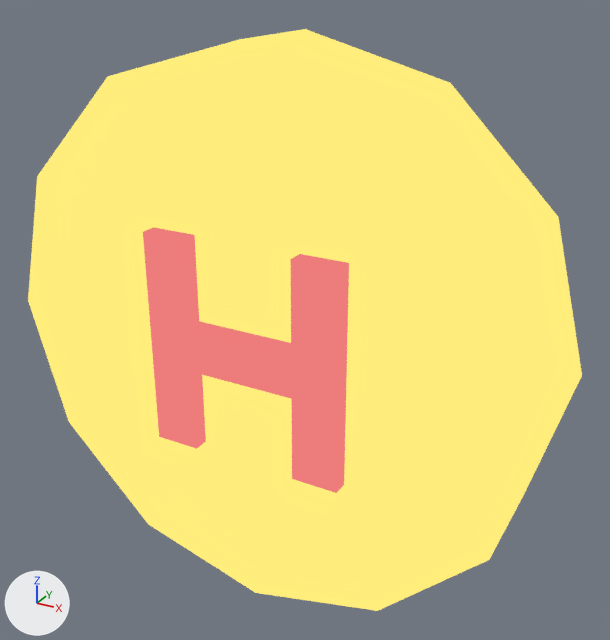
Renders of the glTF model assets/models/collectibles/pu_x2.glb from each side of a commit.
One viewpoint serves both versions: a 50 mm camera at (0.497, -0.834, 0.845) aimed at (0.029, 0.016, 0.42). Arrows for +X, +Y and +Z are at lower left; the lights stay in place. The older version comes first.

In view in the first picture: 'pu_x2'.
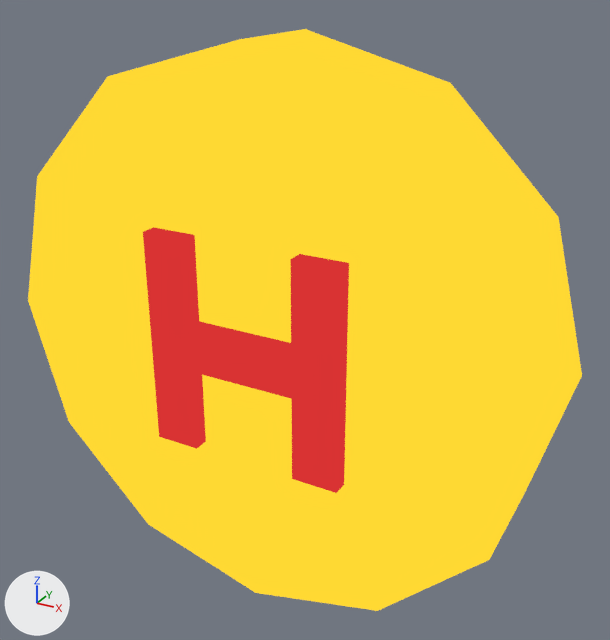
Patch to the scene script:
```diff
--- a/assets/models/collectibles/pu_x2.glb.py
+++ b/assets/models/collectibles/pu_x2.glb.py
@@ mat_material_0 @@
 n0 = _N.new('ShaderNodeEmission'); n0.name = 'Emission'
-n0.inputs[0].default_value = (1.0, 0.85, 0.2, 1.0)  # 'Color', yellow #ffed7c
+n0.inputs[0].default_value = (1.0, 0.692, 0.0331, 1.0)  # 'Color', yellow #ffd933
 n1 = _N.new('ShaderNodeLightPath'); n1.name = 'Light Path'
@@ mat_material_1 @@
 n0 = _N.new('ShaderNodeEmission'); n0.name = 'Emission'
-n0.inputs[0].default_value = (0.85, 0.2, 0.2, 1.0)  # 'Color', pink #ed7c7c
+n0.inputs[0].default_value = (0.692, 0.0331, 0.0331, 1.0)  # 'Color', red #d93333
 n1 = _N.new('ShaderNodeLightPath'); n1.name = 'Light Path'
```

What differs and where, as boxes [x1, y1, x2, y2] in the pictures (610 x 640 px):
'pu_x2', recoloured: [28, 29, 582, 611] in both
